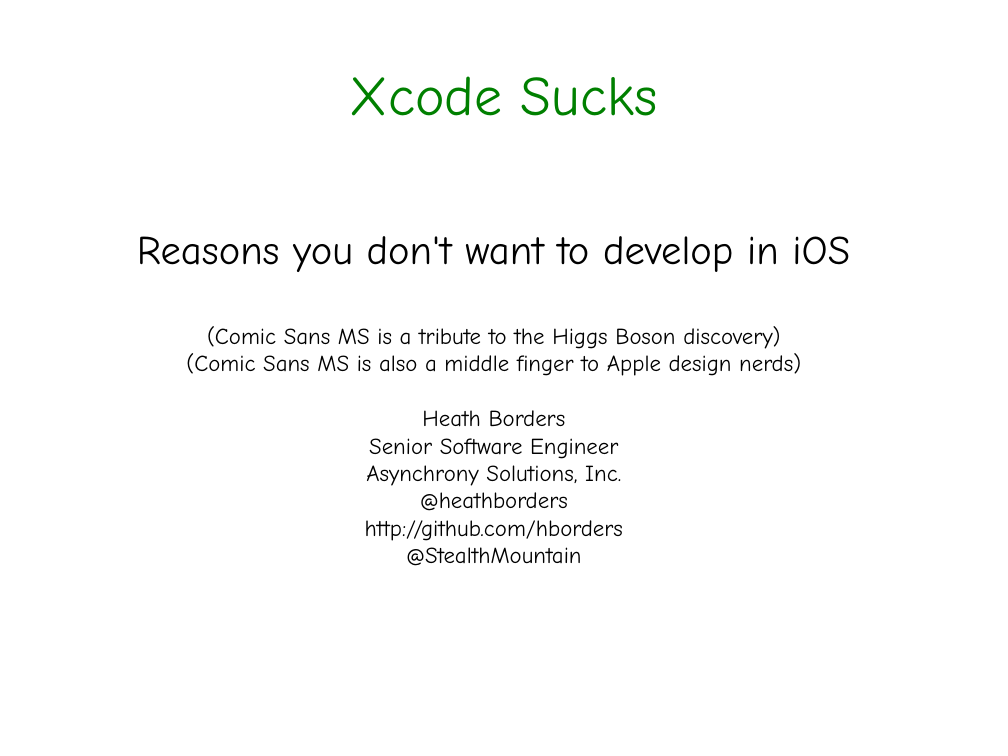
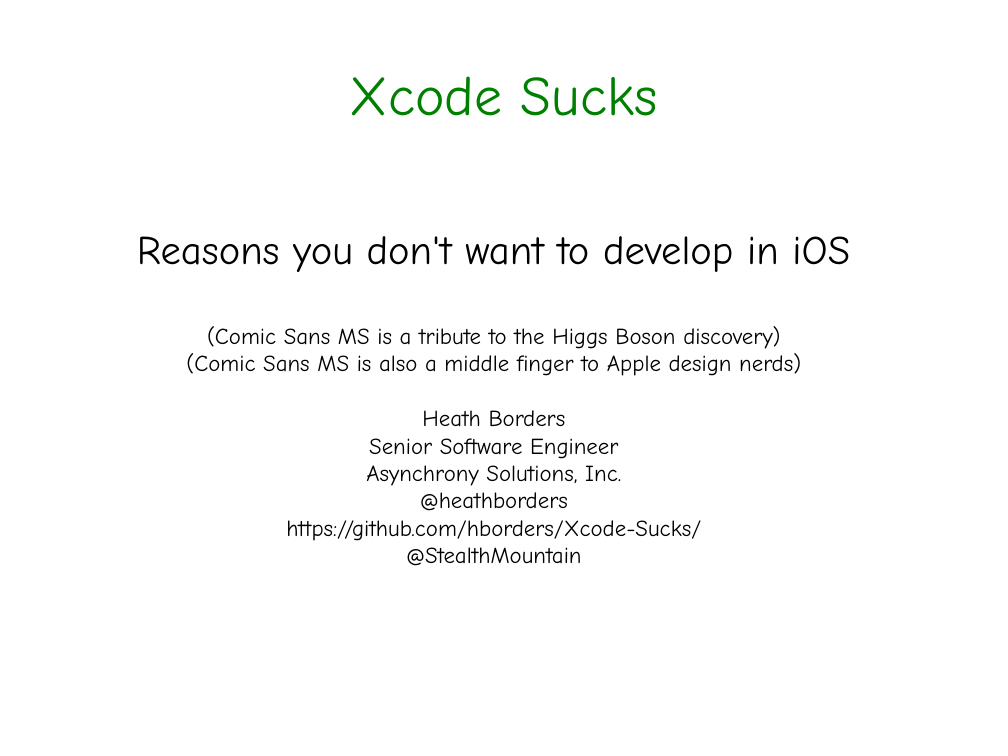
Before and after one commit to hborders/Xcode-Sucks, a slide deck: slide 1 of Xcode-Sucks.odp. Drawn at 1008x756 pixels with LibreOffice and Linux fonts; fonts in the diff are those of the drawing. Boxes give left, top, right and bottom in pixels: in the first picture for what was removed or moved away, otherwise in the second. Text is boxed around its words. In the diff, an @@ line names an element or a change of style, - is before the commit and + after.

Commit message:
Added link to presentation.

```diff
--- a/Xcode-Sucks.odp
+++ b/Xcode-Sucks.odp
@@ subtitle at [286, 520, 701, 541]: text changed @@
-http://github.com/hborders
+https://github.com/hborders/Xcode-Sucks/
```
